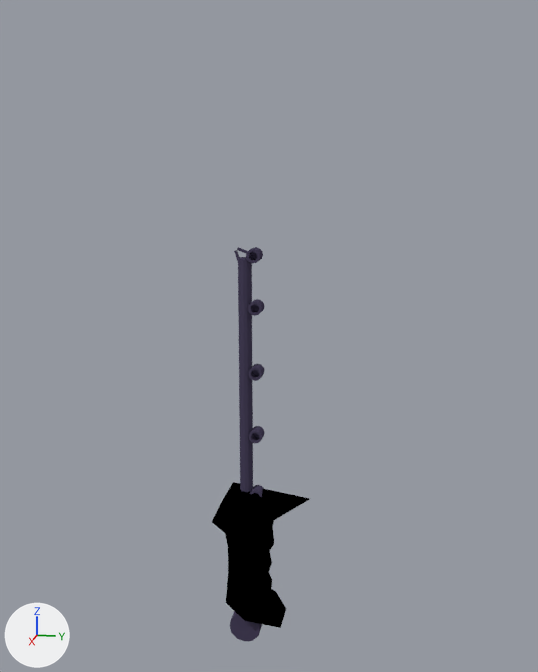
One commit to the Blender file VRsword.blend: the scene before it, then after it.
The view is the same before and after, from a 50 mm lens placed at (7.05, 1.61, 3.39), pointed at (-0.01, 0.2, 1.63). The axes (+X, +Y, +Z) are drawn at lower left. The lights are the same throughout.

The first picture shows 'Handle', 'emitters', 'stick'.
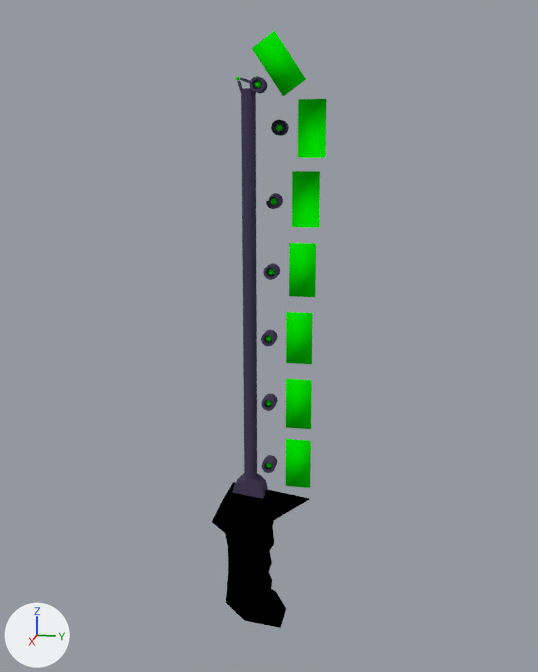
The change, as a list of edits to the scene's bpy script:
```text
Change mat_glow:
    mat_glow.base_color: (0.145, 0.8, 0.0) -> (0.00056, 0.8, 0.0)  # green #6ae700 -> green #02e700
Change ob_stick:
    ob_stick.location: (0.0, -0.0451, -1.551) -> (0.0, 0.0, 0.0)
Remove ob_emitters:
    ob_emitters = bpy.data.objects.new('emitters', me_cylinder_006)
Change ob_blades:
    remove ob_blades.parent = ob_emitters
Change ob_power_sources:
    remove ob_power_sources.parent = ob_emitters
Add ob_blades_001:
    ob_blades_001 = bpy.data.objects.new('blades.001', me_cube_003)  # 62 vertices, 106 faces; spans x 0.044..0.13, y -0.09..0.558, z 3.884..4.448; in mat_glow (green #02e700)
    ob_blades_001.location = (0.0, 0.0, 0.0)
Add ob_blades_002:
    ob_blades_002 = bpy.data.objects.new('blades.002', me_cube_004)  # 105 vertices, 91 faces; spans x -0.007..0.146, y 0.116..0.603, z 3.296..3.806; in mat_glow (green #02e700), mat_metal (dark purple #48415a)
    ob_blades_002.location = (0.05, 0.15, 0.05)
    ob_blades_002.rotation_euler = (0.000873, 0.000873, 0.000873)  # degrees (0.1, 0.1, 0.1)
Add ob_blades_003:
    ob_blades_003 = bpy.data.objects.new('blades.003', me_cube_005)  # 100 vertices, 83 faces; spans x -0.007..0.146, y 0.116..0.603, z 2.664..3.174; in mat_glow (green #02e700), mat_metal (dark purple #48415a)
    ob_blades_003.location = (0.05, 0.1, 0.05)
    ob_blades_003.rotation_euler = (0.000873, 0.000873, 0.000873)  # degrees (0.1, 0.1, 0.1)
Add ob_blades_004:
    ob_blades_004 = bpy.data.objects.new('blades.004', me_cube_007)  # 122 vertices, 148 faces; spans x -0.007..0.146, y 0.116..0.603, z 2.006..2.516; in mat_glow (green #02e700), mat_metal (dark purple #48415a)
    ob_blades_004.location = (0.05, 0.07, 0.05)
    ob_blades_004.rotation_euler = (0.000873, 0.000873, 0.000873)  # degrees (0.1, 0.1, 0.1)
Add ob_blades_005:
    ob_blades_005 = bpy.data.objects.new('blades.005', me_cube_008)  # 122 vertices, 148 faces; spans x -0.007..0.146, y 0.116..0.603, z 1.342..1.851; in mat_glow (green #02e700), mat_metal (dark purple #48415a)
    ob_blades_005.location = (0.05, 0.05, 0.05)
    ob_blades_005.rotation_euler = (0.000873, 0.000873, 0.000873)  # degrees (0.1, 0.1, 0.1)
Add ob_blades_006:
    ob_blades_006 = bpy.data.objects.new('blades.006', me_cube_009)  # 122 vertices, 148 faces; spans x -0.007..0.146, y 0.116..0.603, z 0.671..1.181; in mat_glow (green #02e700), mat_metal (dark purple #48415a)
    ob_blades_006.location = (0.05, 0.05, 0.05)
    ob_blades_006.rotation_euler = (0.000873, 0.000873, 0.000873)  # degrees (0.1, 0.1, 0.1)
Add ob_blades_007:
    ob_blades_007 = bpy.data.objects.new('blades.007', me_cube_011)  # 122 vertices, 148 faces; spans x -0.007..0.146, y 0.116..0.603, z 0.039..0.549; in mat_glow (green #02e700), mat_metal (dark purple #48415a)
    ob_blades_007.location = (0.05, 0.05, 0.05)
    ob_blades_007.rotation_euler = (0.000873, 0.000873, 0.000873)  # degrees (0.1, 0.1, 0.1)
```

Changed parts and their boxes (x1, y1, x2, y2) in the pictures (538 x 672 px):
'stick', moved
    before: (230, 247, 263, 641)
    after: (232, 76, 268, 499)
'blades.002', added (green)
    after: (271, 99, 327, 158)
'blades.003', added (green)
    after: (266, 171, 320, 228)
'blades.001', added (green)
    after: (236, 31, 306, 96)
'blades.004', added (green)
    after: (263, 243, 316, 297)
'blades.005', added (green)
    after: (261, 312, 313, 364)
'blades.006', added (green)
    after: (261, 379, 312, 429)
'blades.007', added (green)
    after: (262, 439, 311, 488)
'emitters', deleted (purple)
    before: (248, 299, 265, 497)
